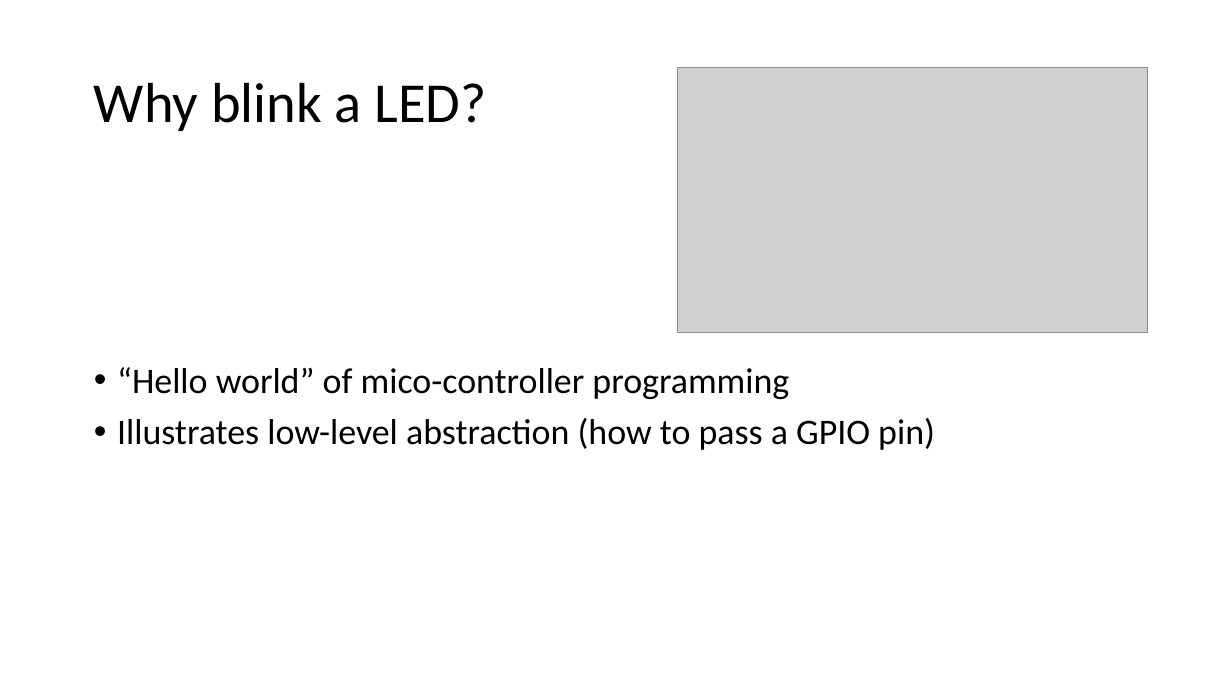
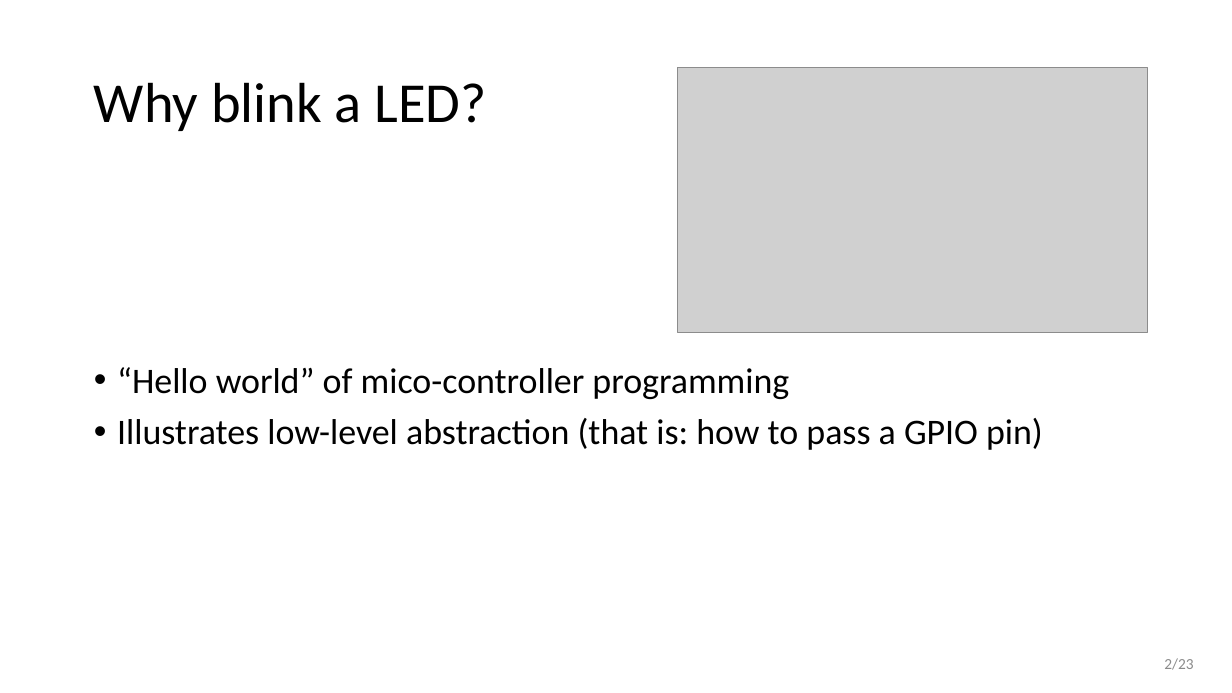
Before and after one commit to wovo/talk-gpio-abstractions, a slide deck: slide 2 of powerpoint/gpio-abstractions.pptx. Drawn at 1232x693 pixels with LibreOffice and Linux fonts; fonts in the diff are those of the drawing; grey boxes stand for pictures. Boxes give left, top, right and bottom in pixels: in the first picture for what was removed or moved away, otherwise in the second. Text is boxed around its words. In the diff, an @@ line names an element or a change of style, - is before the commit and + after.

```diff
--- a/powerpoint/gpio-abstractions.pptx
+++ b/powerpoint/gpio-abstractions.pptx
@@ text at box(117, 418, 1043, 450): text changed @@
-• Illustrates low-level abstraction (how to pass a GPIO pin)
+• Illustrates low-level abstraction (that is: how to pass a GPIO pin)
@@ page number added at box(1164, 658, 1193, 670), 12 pt, text #8C8C8C @@
+2/23
```
Also in this commit, not shown: 22 other slides changed, 2 other files.
